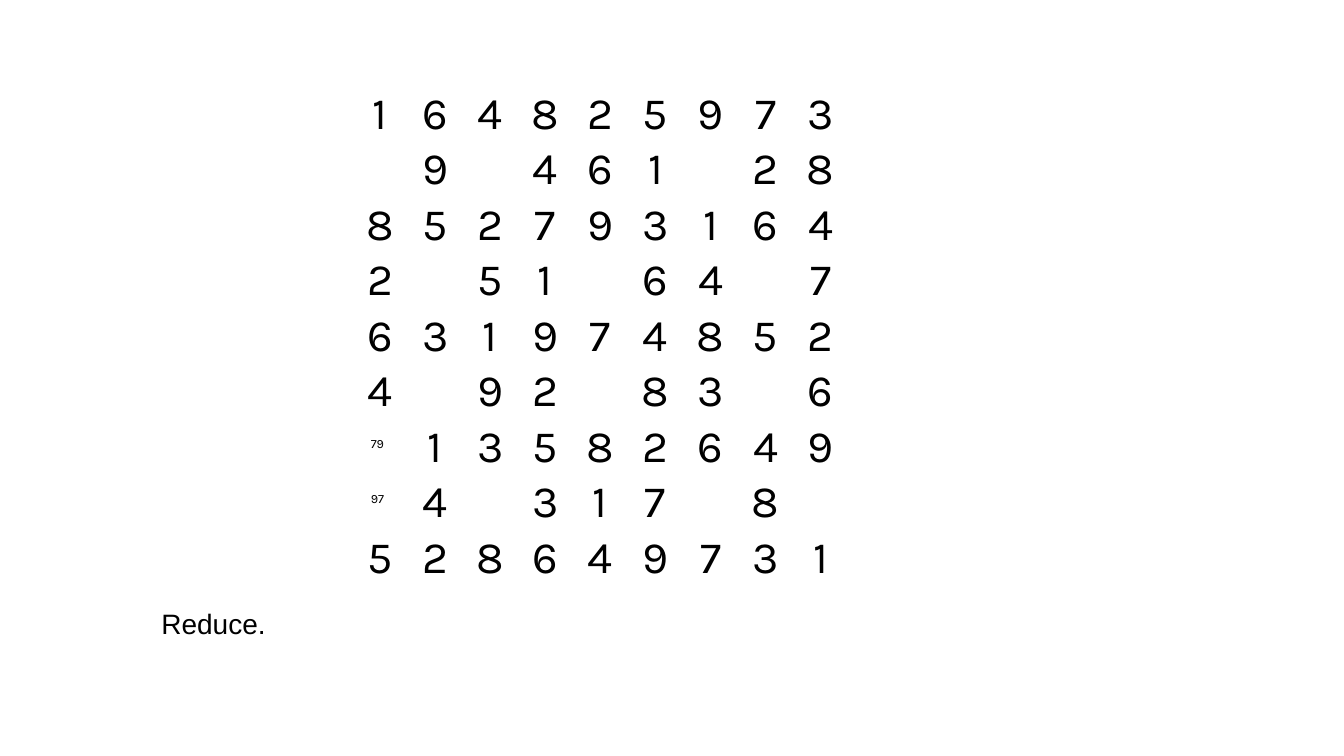
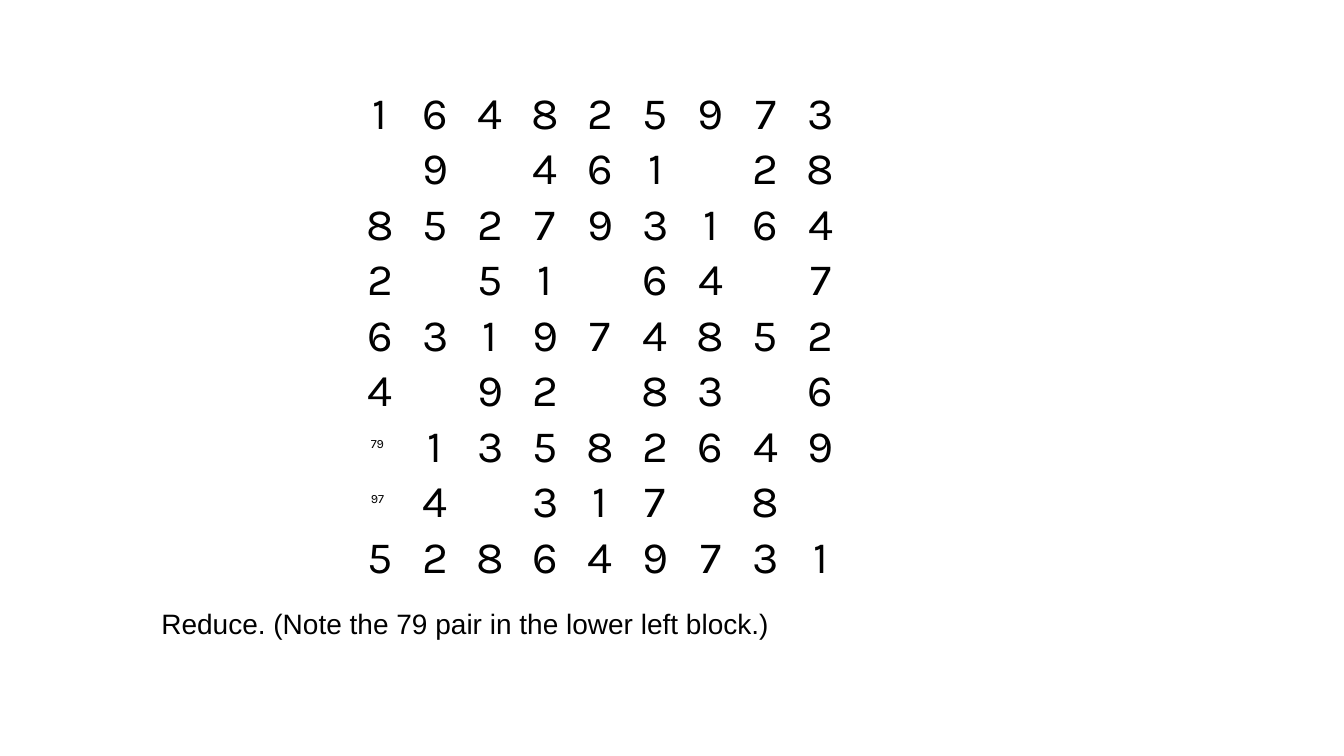
Before and after one commit to jhardis/WSJ_Number_Puzzles, a slide deck: slide 59 of 20260411_2.pptx (slide 58 before the commit). Drawn at 1344x756 pixels with LibreOffice and Linux fonts; fonts in the diff are those of the drawing; background and template pictures are left out. Boxes give left, top, right and bottom in pixels: in the first picture for what was removed or moved away, otherwise in the second. Text is boxed around its words. In the diff, an @@ line names an element or a change of style, - is before the commit and + after.

```diff
--- a/20260411_2.pptx
+++ b/20260411_2.pptx
@@ text at (161,613,769,639): text changed @@
-Reduce.
+Reduce. (Note the 79 pair in the lower left block.)
```
Also in this commit, not shown: 33 other slides changed, 1 slide added.
